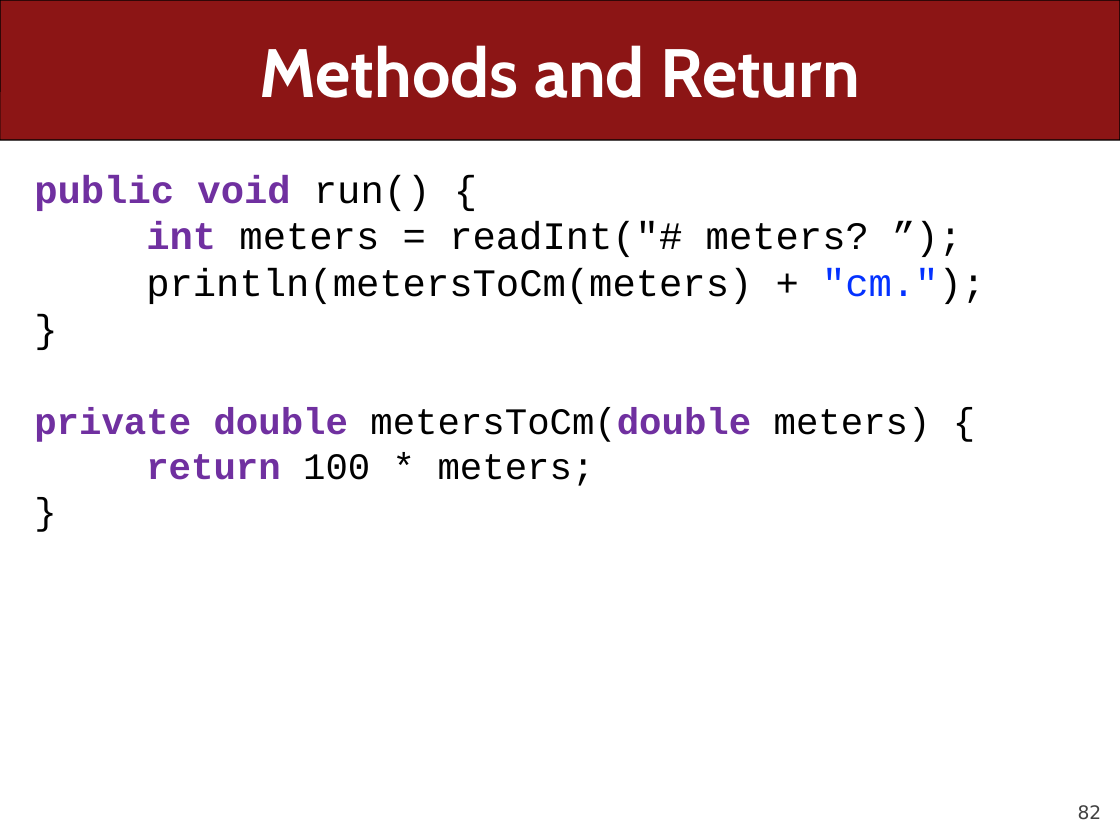
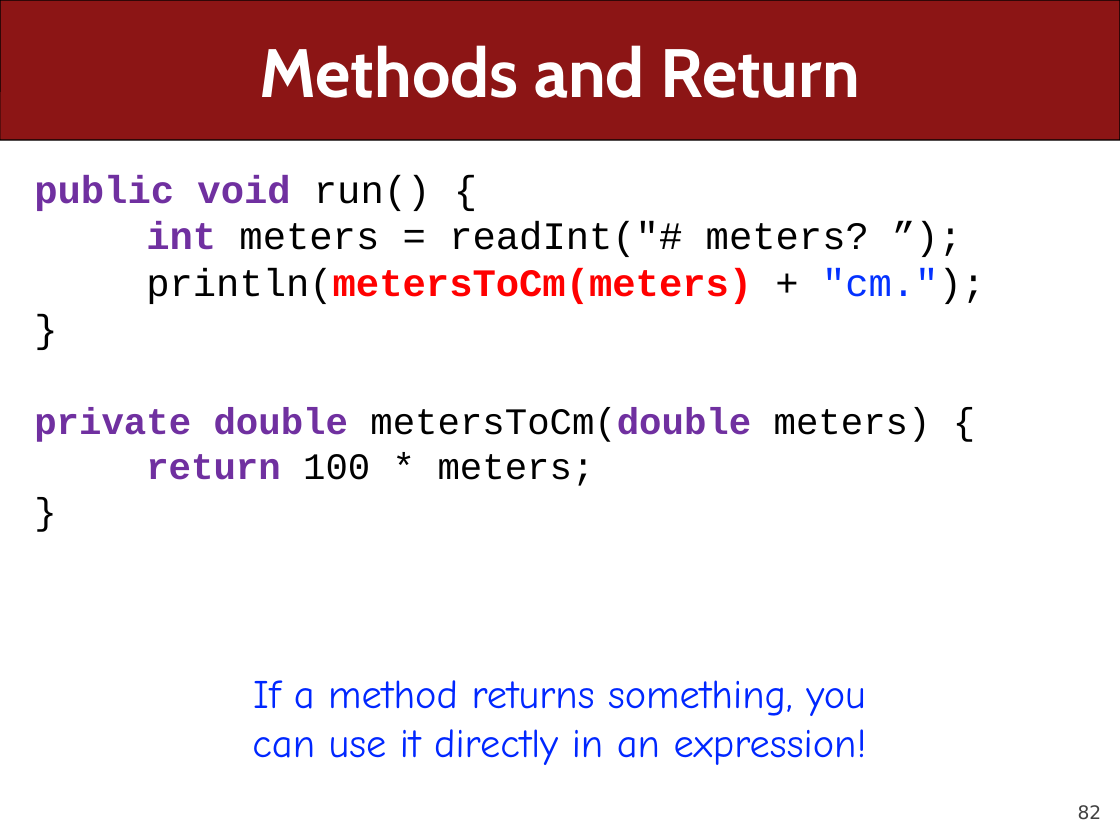
Before and after one commit to ckincaid17/cs106a-summer-2018, a slide deck: slide 82 of WWW/lectures/Lecture7/Lecture7.pptx. Drawn at 1120x840 pixels with LibreOffice and Linux fonts; fonts in the diff are those of the drawing. Boxes give left, top, right and bottom in pixels: in the first picture for what was removed or moved away, otherwise in the second. Text is boxed around its words. In the diff, an @@ line names an element or a change of style, - is before the commit and + after.

```diff
--- a/WWW/lectures/Lecture7/Lecture7.pptx
+++ b/WWW/lectures/Lecture7/Lecture7.pptx
@@ text at (146, 268, 985, 304): text colour #000000 to #FF0000, bold on in "println(metersToCm(meters)" @@
@@ text added at (252, 680, 867, 765), 26 pt, text #0027FF @@
+If a method returns something, you can use it directly in an expression!
```
Also in this commit, not shown: 11 other slides changed, 40 slides removed, 2 other files.
